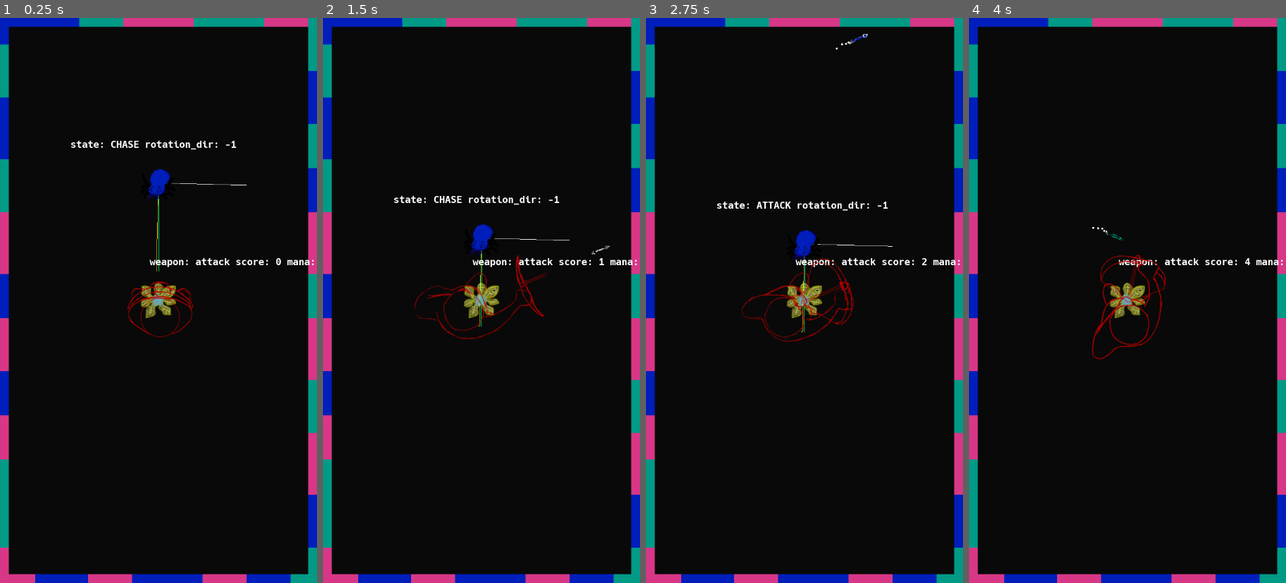
Above: before the commit, frames 1-4 (left to right).
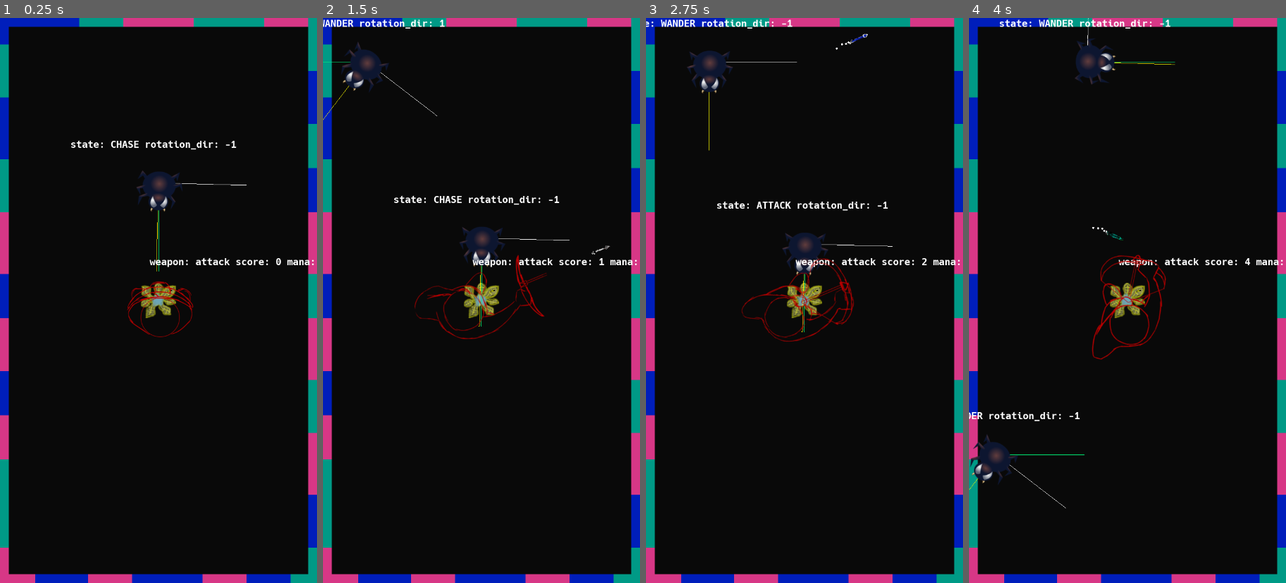
Above: after the commit, the same moments.

Repository: algch/BounceBunny
Game: Godot game, scene res://main.tscn
The game is run twice, just before and just after one commit, with the same random seed, the same clock (stepped at 60 frames per second) and the same inputs.
Inputs (mouse positions are in pixels of both pictures, inside the frame that each line leads up to):
- Up to frame 1 (0.25 s): no input
- Up to frame 2 (1.5 s): move the mouse to (551, 272) at 0.52 s; press the mouse at (551, 272) at 0.53 s; hold Right (ui_right) 0.53-1.28 s; move the mouse to (418, 328) at 1.27 s; release the mouse at (418, 328) at 1.28 s; hold Down (ui_down) from 1.28 s (still down); click (418, 328) at 1.35 s
- Up to frame 3 (2.75 s): move the mouse to (836, 176) at 2.02 s; release Down (ui_down) at 2.03 s; press the mouse at (836, 176) at 2.03 s; hold Right (ui_right) from 2.03 s (still down)
- Up to frame 4 (4 s): move the mouse to (1111, 413) at 2.77 s; release Right (ui_right) at 2.78 s; release the mouse at (1111, 413) at 2.78 s; hold Up (ui_up) 2.78-3.53 s; click (1111, 413) at 2.85 s; move the mouse to (1222, 385) at 3.52 s; press the mouse at (1222, 385) at 3.53 s; hold Left (ui_left) from 3.53 s (still down)

The runs differ from the first frame. In frame 1, 0.6% of the frame differs, in the area x 43-58%, y 26-35%; in frame 2, 1.5%; in frame 3, 1.6%; in frame 4, 1.9%, in the area x 0-66%, y 0-87%.

Commit message:
aesthetic upgrades

Diff:
--- a/enemies/spider/spider.gd
+++ b/enemies/spider/spider.gd
@@ -31,9 +31,8 @@
 	ATTACK,
 }
 var current_state = STATE.WANDER
-
-var ATTACK_WAIT_TIME = 0.5
-var attack_timer = Timer.new()
+var is_attacking = false
+
 
 var damage = 1.0
 var health = 3.0
@@ -46,28 +45,15 @@
 
 func _ready():
 	randomize()
-	var color = colors[randi() % 3]
-	COLOR = color
-	match color:
-		'red':
-			$sprite.set_texture(red_texture)
-		'green':
-			$sprite.set_texture(green_texture)
-		'blue':
-			$sprite.set_texture(blue_texture)
-		_:
-			$sprite.set_texture(red_texture)
 	direction_timer.connect('timeout', self, 'changeDirection')
 	var wait_time = randi() % 2 + 1
 	direction_timer.set_wait_time(wait_time)
 	direction_timer.start()
 	add_child(direction_timer)
 
-	attack_timer.connect('timeout', self, 'attack')
-	add_child(attack_timer)
-
 	default_font.font_data = load('res://fonts/default-font.ttf')
 	default_font.size = 22
+	$animation.play('walk')
 
 
 
@@ -109,6 +95,7 @@
 
 	if visible_targets.empty():
 		current_state = STATE.WANDER
+		$animation.play('walk')
 		return
 
 	while not visible_targets.empty():
@@ -119,26 +106,29 @@
 		else:
 			visible_targets.erase(target.get_instance_id())
 
-
+func _on_animation_animation_finished():
+	var current_animation = $animation.get_animation()
+	match current_animation:
+		'attack':
+			current_target.receiveDamage(damage)
+			$animation.play('walk')
+			is_attacking = false
 
 func attack():
-	current_target.receiveDamage(damage)
-	attack_timer.set_wait_time(ATTACK_WAIT_TIME)
-	attack_timer.start()
+	$animation.play('attack')
 
 func attackLoop(delta):
-	# Handle this in a better way
 	if not direction_timer.is_stopped():
 		direction_timer.stop()
 
 	if current_target and not current_target.is_queued_for_deletion():
-		if attack_timer.is_stopped():
-			attack_timer.set_wait_time(ATTACK_WAIT_TIME)
-			attack_timer.start()
+		if not is_attacking:
+			is_attacking = true
+			attack()
 		motion_dir = (current_target.position - position).normalized()
 		updateFacingDir(delta)
 	else:
-		attack_timer.stop()
+		is_attacking = false
 		current_target = null
 
 	if reachable_targets.empty():
@@ -251,7 +241,7 @@
 
 	var angle = facing_dir.angle() - HALF_PI
 
-	$sprite.rotation = angle
+	$animation.rotation = angle
 	$visionArea.rotation = angle
 
 
--- a/enemies/spider/spider.tscn
+++ b/enemies/spider/spider.tscn
@@ -1,12 +1,70 @@
-[gd_scene load_steps=4 format=2]
+[gd_scene load_steps=50 format=2]
 
 [ext_resource path="res://enemies/spider/spider.gd" type="Script" id=1]
+[ext_resource path="res://enemies/spider/animations/Attack/Spider_Attack0001.png" type="Texture" id=2]
+[ext_resource path="res://enemies/spider/animations/Attack/Spider_Attack0002.png" type="Texture" id=3]
+[ext_resource path="res://enemies/spider/animations/Attack/Spider_Attack0003.png" type="Texture" id=4]
+[ext_resource path="res://enemies/spider/animations/Attack/Spider_Attack0004.png" type="Texture" id=5]
+[ext_resource path="res://enemies/spider/animations/Attack/Spider_Attack0005.png" type="Texture" id=6]
+[ext_resource path="res://enemies/spider/animations/Attack/Spider_Attack0006.png" type="Texture" id=7]
+[ext_resource path="res://enemies/spider/animations/Attack/Spider_Attack0007.png" type="Texture" id=8]
+[ext_resource path="res://enemies/spider/animations/Attack/Spider_Attack0008.png" type="Texture" id=9]
+[ext_resource path="res://enemies/spider/animations/Attack/Spider_Attack0009.png" type="Texture" id=10]
+[ext_resource path="res://enemies/spider/animations/Attack/Spider_Attack0010.png" type="Texture" id=11]
+[ext_resource path="res://enemies/spider/animations/Attack/Spider_Attack0011.png" type="Texture" id=12]
+[ext_resource path="res://enemies/spider/animations/Attack/Spider_Attack0012.png" type="Texture" id=13]
+[ext_resource path="res://enemies/spider/animations/Attack/Spider_Attack0013.png" type="Texture" id=14]
+[ext_resource path="res://enemies/spider/animations/Attack/Spider_Attack0014.png" type="Texture" id=15]
+[ext_resource path="res://enemies/spider/animations/Attack/Spider_Attack0015.png" type="Texture" id=16]
+[ext_resource path="res://enemies/spider/animations/Attack/Spider_Attack0016.png" type="Texture" id=17]
+[ext_resource path="res://enemies/spider/animations/Attack/Spider_Attack0017.png" type="Texture" id=18]
+[ext_resource path="res://enemies/spider/animations/Attack/Spider_Attack0018.png" type="Texture" id=19]
+[ext_resource path="res://enemies/spider/animations/Attack/Spider_Attack0019.png" type="Texture" id=20]
+[ext_resource path="res://enemies/spider/animations/Attack/Spider_Attack0020.png" type="Texture" id=21]
+[ext_resource path="res://enemies/spider/animations/Attack/Spider_Attack0021.png" type="Texture" id=22]
+[ext_resource path="res://enemies/spider/animations/Attack/Spider_Attack0022.png" type="Texture" id=23]
+[ext_resource path="res://enemies/spider/animations/Attack/Spider_Attack0023.png" type="Texture" id=24]
+[ext_resource path="res://enemies/spider/animations/Attack/Spider_Attack0024.png" type="Texture" id=25]
+[ext_resource path="res://enemies/spider/animations/Attack/Spider_Attack0025.png" type="Texture" id=26]
+[ext_resource path="res://enemies/spider/animations/Attack/Spider_Attack0026.png" type="Texture" id=27]
+[ext_resource path="res://enemies/spider/animations/Attack/Spider_Attack0027.png" type="Texture" id=28]
+[ext_resource path="res://enemies/spider/animations/Attack/Spider_Attack0028.png" type="Texture" id=29]
+[ext_resource path="res://enemies/spider/animations/Attack/Spider_Attack0029.png" type="Texture" id=30]
+[ext_resource path="res://enemies/spider/animations/Walking/Spider_Walking0001.png" type="Texture" id=31]
+[ext_resource path="res://enemies/spider/animations/Walking/Spider_Walking0002.png" type="Texture" id=32]
+[ext_resource path="res://enemies/spider/animations/Walking/Spider_Walking0003.png" type="Texture" id=33]
+[ext_resource path="res://enemies/spider/animations/Walking/Spider_Walking0004.png" type="Texture" id=34]
+[ext_resource path="res://enemies/spider/animations/Walking/Spider_Walking0005.png" type="Texture" id=35]
+[ext_resource path="res://enemies/spider/animations/Walking/Spider_Walking0006.png" type="Texture" id=36]
+[ext_resource path="res://enemies/spider/animations/Walking/Spider_Walking0007.png" type="Texture" id=37]
+[ext_resource path="res://enemies/spider/animations/Walking/Spider_Walking0008.png" type="Texture" id=38]
+[ext_resource path="res://enemies/spider/animations/Walking/Spider_Walking0009.png" type="Texture" id=39]
+[ext_resource path="res://enemies/spider/animations/Walking/Spider_Walking0010.png" type="Texture" id=40]
+[ext_resource path="res://enemies/spider/animations/Walking/Spider_Walking0011.png" type="Texture" id=41]
+[ext_resource path="res://enemies/spider/animations/Walking/Spider_Walking0012.png" type="Texture" id=42]
+[ext_resource path="res://enemies/spider/animations/Walking/Spider_Walking0013.png" type="Texture" id=43]
+[ext_resource path="res://enemies/spider/animations/Walking/Spider_Walking0014.png" type="Texture" id=44]
+[ext_resource path="res://enemies/spider/animations/Walking/Spider_Walking0015.png" type="Texture" id=45]
+[ext_resource path="res://enemies/spider/animations/Walking/Spider_Walking0016.png" type="Texture" id=46]
 
 [sub_resource type="RectangleShape2D" id=1]
 extents = Vector2( 40, 40 )
 
 [sub_resource type="CircleShape2D" id=2]
 radius = 90.0
+
+[sub_resource type="SpriteFrames" id=3]
+animations = [ {
+"frames": [ ExtResource( 2 ), ExtResource( 3 ), ExtResource( 4 ), ExtResource( 5 ), ExtResource( 6 ), ExtResource( 7 ), ExtResource( 8 ), ExtResource( 9 ), ExtResource( 10 ), ExtResource( 11 ), ExtResource( 12 ), ExtResource( 13 ), ExtResource( 14 ), ExtResource( 15 ), ExtResource( 16 ), ExtResource( 17 ), ExtResource( 18 ), ExtResource( 19 ), ExtResource( 20 ), ExtResource( 21 ), ExtResource( 22 ), ExtResource( 23 ), ExtResource( 24 ), ExtResource( 25 ), ExtResource( 26 ), ExtResource( 27 ), ExtResource( 28 ), ExtResource( 29 ), ExtResource( 30 ) ],
+"loop": true,
+"name": "attack",
+"speed": 24.0
+}, {
+"frames": [ ExtResource( 31 ), ExtResource( 32 ), ExtResource( 33 ), ExtResource( 34 ), ExtResource( 35 ), ExtResource( 36 ), ExtResource( 37 ), ExtResource( 38 ), ExtResource( 39 ), ExtResource( 40 ), ExtResource( 41 ), ExtResource( 42 ), ExtResource( 43 ), ExtResource( 44 ), ExtResource( 45 ), ExtResource( 46 ) ],
+"loop": true,
+"name": "walk",
+"speed": 24.0
+} ]
 
 [node name="spider" type="KinematicBody2D" groups=[
 "enemies",
@@ -16,8 +74,6 @@
 
 [node name="CollisionShape2D" type="CollisionShape2D" parent="."]
 shape = SubResource( 1 )
-
-[node name="sprite" type="Sprite" parent="."]
 
 [node name="attackArea" type="Area2D" parent="."]
 
@@ -29,7 +85,12 @@
 [node name="CollisionPolygon2D" type="CollisionPolygon2D" parent="visionArea"]
 position = Vector2( 5.33308, 0 )
 polygon = PoolVector2Array( -120, 280, 120, 280, 0, 0 )
+
+[node name="animation" type="AnimatedSprite" parent="."]
+frames = SubResource( 3 )
+animation = "walk"
 [connection signal="body_entered" from="attackArea" to="." method="_on_attackArea_body_entered"]
 [connection signal="body_exited" from="attackArea" to="." method="_on_attackArea_body_exited"]
 [connection signal="body_entered" from="visionArea" to="." method="_on_visionArea_body_entered"]
 [connection signal="body_exited" from="visionArea" to="." method="_on_visionArea_body_exited"]
+[connection signal="animation_finished" from="animation" to="." method="_on_animation_animation_finished"]
--- a/engine/main.gd
+++ b/engine/main.gd
@@ -48,7 +48,6 @@
 		var current_id = current.get_instance_id()
 
 		if current == player.current_plant:
-			print('found ', current)
 			return
 
 		for id in plants_graph[current_id]:
@@ -57,7 +56,6 @@
 				visited[id] = true
 
 	node.destroy()
-	print('destroying node ', node)
 
 func getNeighbors(node):
 	var node_id = node.get_instance_id()
@@ -108,6 +106,8 @@
 	spider.position = pos_tester.position
 
 func spawnLoop():
+	if GAME_OVER:
+		return
 	if shouldSpawn and len(get_tree().get_nodes_in_group('enemies')) < 5:
 		spawnEnemy()
 		spawn_timer.set_wait_time(2.5)
@@ -174,6 +174,6 @@
 	spawn_timer.start()
 
 func _physics_process(delta):
-	if not GAME_OVER:
-		pass
-		# spawnLoop()
+	if GAME_OVER:
+		return
+	spawnLoop()
--- a/plants/plant.gd
+++ b/plants/plant.gd
@@ -30,13 +30,9 @@
 	var neighbors = main.getNeighbors(self)
 
 	if self == player.current_plant:
-		var found = false
-		for neighbor in neighbors:
-			if is_instance_valid(neighbor) and not neighbor.is_queued_for_deletion():
-				player.setCurrentPlant(neighbor)
-				found = true
-				break
-		if not found:
+		if neighbors:
+			player.setCurrentPlant(neighbors[0])
+		else:
 			main.gameOver()
 
 	main.removeNode(self)
@@ -98,8 +94,6 @@
 	for neighbor in neighbors:
 		if neighbor and is_instance_valid(neighbor) and not neighbor.is_queued_for_deletion():
 			draw_line(Vector2(0, 0), neighbor.position - position, Color(1, 1, 1), 2)
-		else:
-			print('neighbor', neighbor, ' valid ', is_instance_valid(neighbor))
 
 func _process(delta):
 	update()
--- a/player/player.gd
+++ b/player/player.gd
@@ -143,7 +143,6 @@
 		main.gameOver()
 	position = plant.position
 	current_plant = plant
-	print('current plant ', current_plant)
 
 func getWeaponString():
 	match current_weapon:
Binary file changed: enemies/spider/animations/Attack/Spider_Attack0001.png
Binary file changed: enemies/spider/animations/Attack/Spider_Attack0002.png
Binary file changed: enemies/spider/animations/Attack/Spider_Attack0003.png
Binary file changed: enemies/spider/animations/Attack/Spider_Attack0004.png
Binary file changed: enemies/spider/animations/Attack/Spider_Attack0005.png
Binary file changed: enemies/spider/animations/Attack/Spider_Attack0006.png
Binary file changed: enemies/spider/animations/Attack/Spider_Attack0007.png
Binary file changed: enemies/spider/animations/Attack/Spider_Attack0008.png
Binary file changed: enemies/spider/animations/Attack/Spider_Attack0009.png
Binary file changed: enemies/spider/animations/Attack/Spider_Attack0010.png
Binary file changed: enemies/spider/animations/Attack/Spider_Attack0011.png
Binary file changed: enemies/spider/animations/Attack/Spider_Attack0012.png
(and 33 more such lines)
